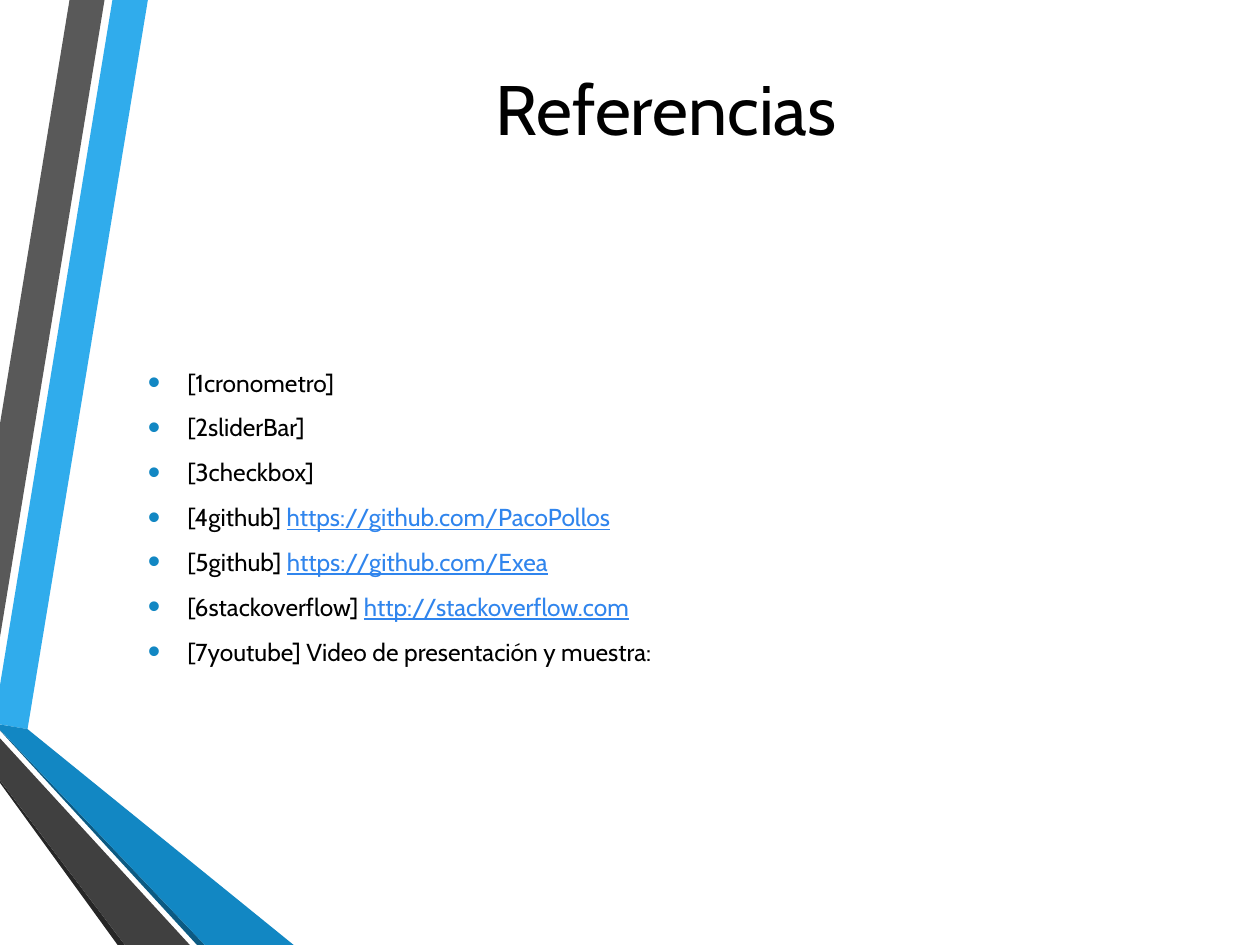
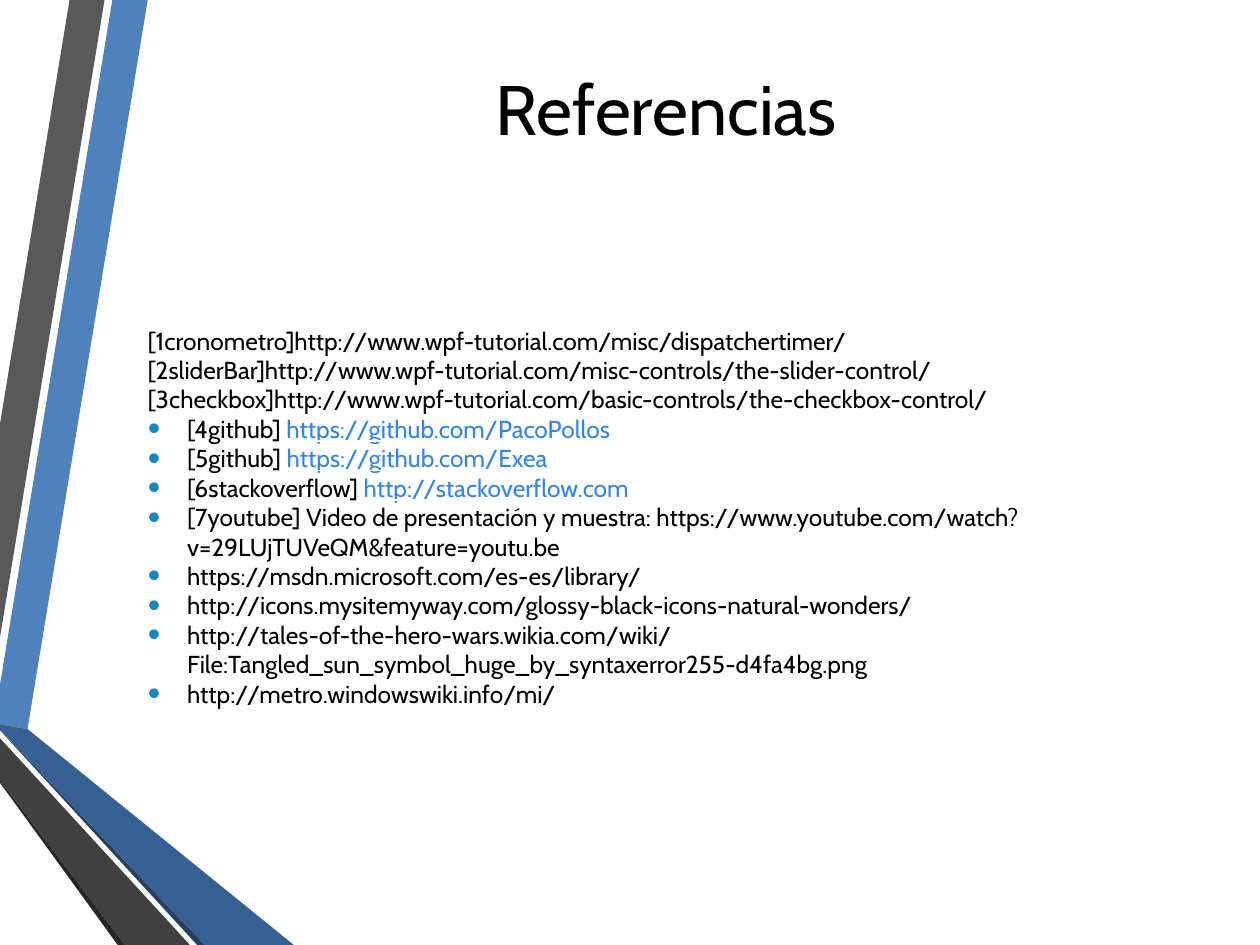
Before and after one commit to FPerezHernandez92/NPI-Kinect-v2, a slide deck: slide 9 of Presentación Práctica 2.pptx. Drawn at 1260x945 pixels with LibreOffice and Linux fonts; fonts in the diff are those of the drawing; background and template pictures are left out. Boxes give left, top, right and bottom in pixels: in the first picture for what was removed or moved away, otherwise in the second. Text is boxed around its words. In the diff, an @@ line names an element or a change of style, - is before the commit and + after.

Commit message:
Referencias añadidas
Añadidas referencias a numerosas fuentes usadas para la realización del
proyecto

```diff
--- a/Presentación Práctica 2.pptx
+++ b/Presentación Práctica 2.pptx
@@ freeform shape at [0, 0, 147, 730]: fill #30ACEC to #4F81BD @@
@@ text at [148, 331, 988, 414]: text changed @@
-• [1cronometro]
-• [2sliderBar]
-• [3checkbox]
+[1cronometro]http://www.wpf-tutorial.com/misc/dispatchertimer/
+[2sliderBar]http://www.wpf-tutorial.com/misc-controls/the-slider-control/
+[3checkbox]http://www.wpf-tutorial.com/basic-controls/the-checkbox-control/
@@ text at [187, 419, 629, 503]: less space between paragraphs @@
@@ text at [187, 507, 1018, 708]: text changed @@
-• [7youtube] Video de presentación y muestra:
+• [7youtube] Video de presentación y muestra: https://www.youtube.com/watch?v=29LUjTUVeQM&feature=youtu.be
+• https://msdn.microsoft.com/es-es/library/
+• http://icons.mysitemyway.com/glossy-black-icons-natural-wonders/
+• http://tales-of-the-hero-wars.wikia.com/wiki/File:Tangled_sun_symbol_huge_by_syntaxerror255-d4fa4bg.png
+• http://metro.windowswiki.info/mi/
@@ freeform shape at [0, 730, 205, 945]: fill #0C5A82 to #254061 @@
@@ freeform shape at [0, 724, 294, 945]: fill #1287C3 to #376092 @@
```
Also in this commit, not shown: 8 other slides changed, 1 other file.
